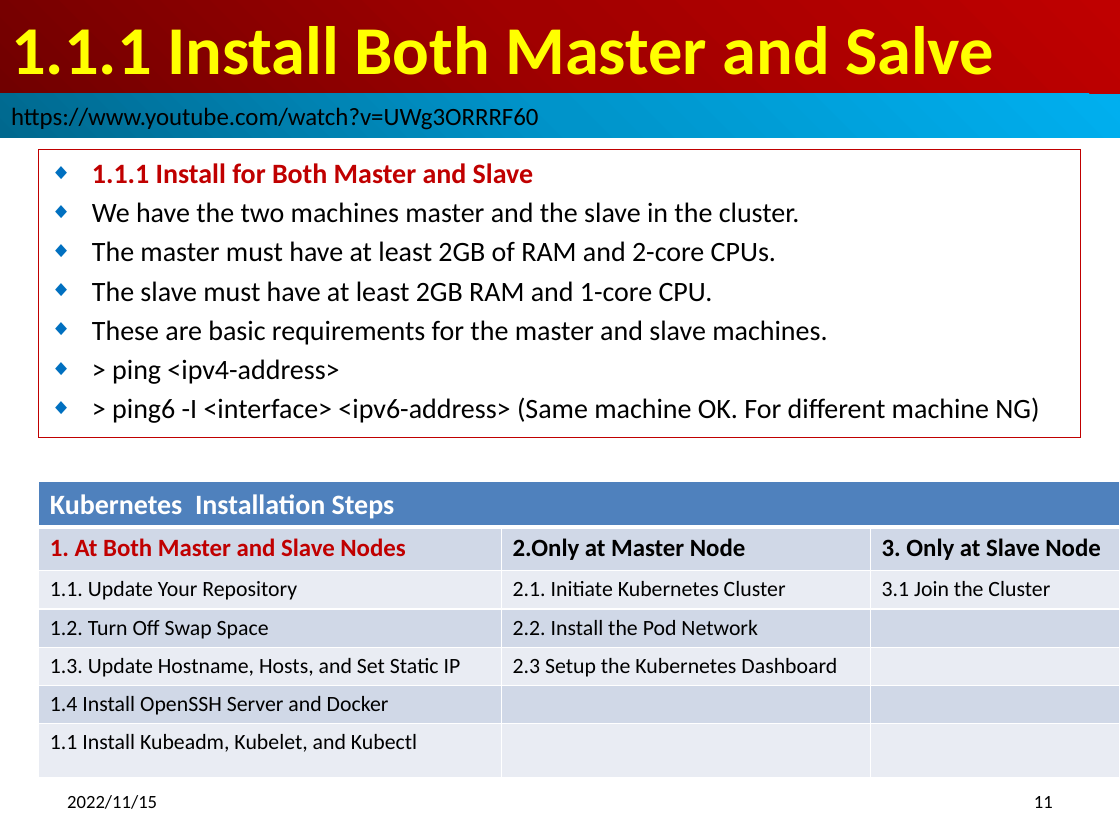
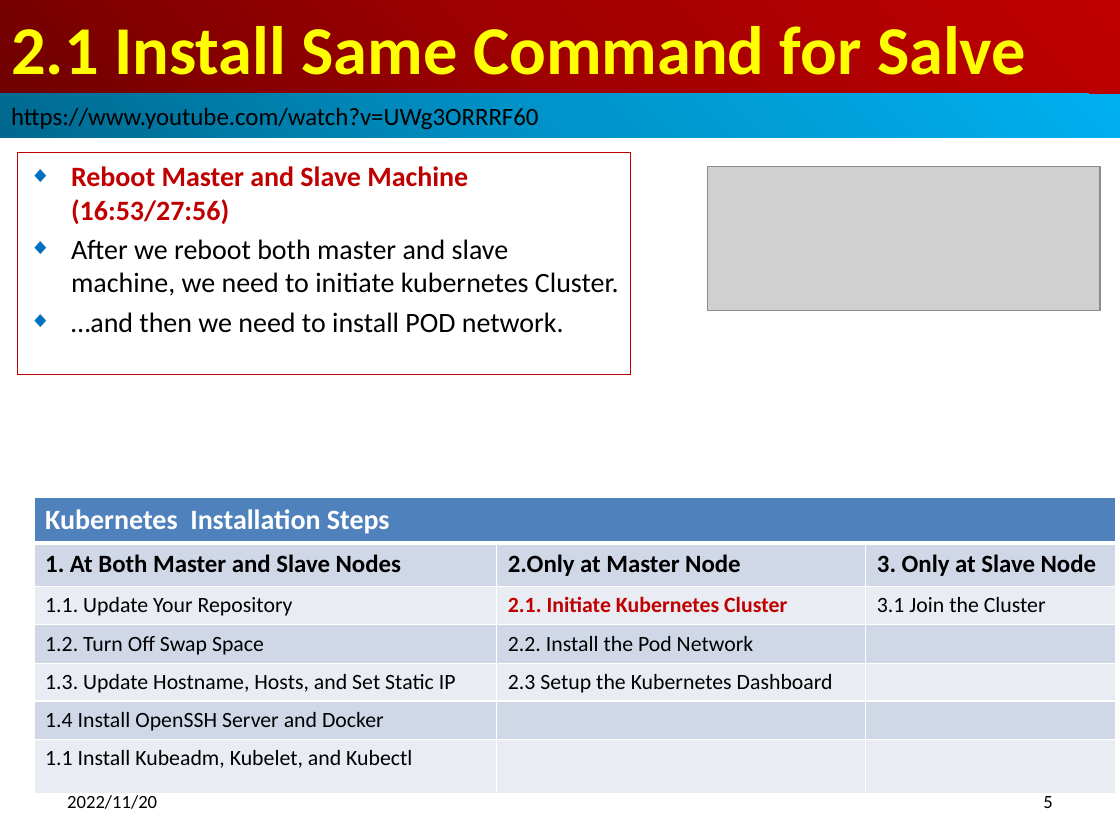
Before and after one commit to peterhchen/900_Kubernetes, a slide deck: slide 5 of 001_02_Config_Master.pptx (slide 11 before the commit). Drawn at 1120x840 pixels with LibreOffice and Linux fonts; fonts in the diff are those of the drawing; grey boxes stand for pictures. Boxes give left, top, right and bottom in pixels: in the first picture for what was removed or moved away, otherwise in the second. Text is boxed around its words. In the diff, an @@ line names an element or a change of style, - is before the commit and + after.

```diff
--- a/001_02_Config_Master.pptx
+++ b/001_02_Config_Master.pptx
@@ title at [11, 26, 1026, 75]: text changed @@
-1.1.1 Install Both Master and Salve
+2.1 Install Same Command for Salve
@@ subtitle "Reboot Master and Slave Machine ...": place and size @@
-subtitle "Reboot Master and Slave Machine ..." at [39, 150, 1081, 438]
+subtitle "Reboot Master and Slave Machine ..." at [18, 153, 631, 375]
@@ subtitle at [71, 166, 619, 333]: text changed @@
-◆ 1.1.1 Install for Both Master and Slave
-◆ We have the two machines master and the slave in the cluster.
-◆ The master must have at least 2GB of RAM and 2-core CPUs.
-◆ The slave must have at least 2GB RAM and 1-core CPU.
-◆ These are basic requirements for the master and slave machines.
-◆ > ping <ipv4-address>
-◆ > ping6 -I <interface> <ipv6-address> (Same machine OK. For different machine NG)
+◆ Reboot Master and Slave Machine (16:53/27:56)
+◆ After we reboot both master and slave machine, we need to initiate kubernetes Cluster.
+◆ …and then we need to install POD network.
@@ picture added at [708, 167, 1100, 310] @@
@@ table at [34, 497, 1116, 792] @@
@@ text colour #C00000 to #000000 in "1. At Both Master and Slave Nodes" @@
@@ text colour #000000 to #C00000, bold on in "2.1. Initiate Kubernetes Cluster" @@
@@ table: place and size @@
-table at [39, 482, 1120, 776]
+table at [34, 497, 1116, 792]
@@ text at [67, 795, 157, 809]: text changed @@
-2022/11/15
+2022/11/20
@@ page number at [1043, 796, 1052, 808]: text changed @@
-11
+5
```
Also in this commit, not shown: 13 other slides changed, 21 slides added, 17 slides removed, 3 other files.
